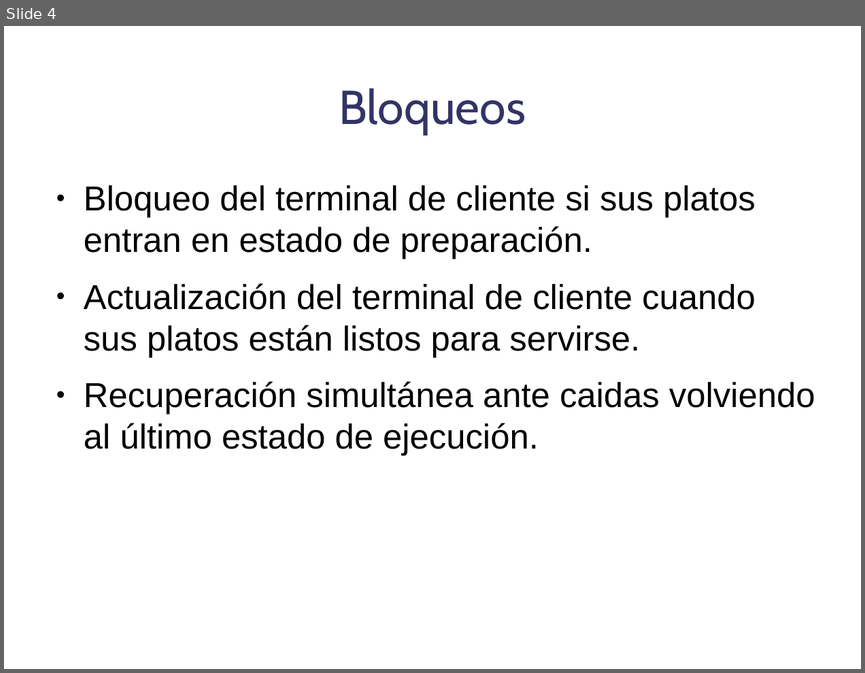
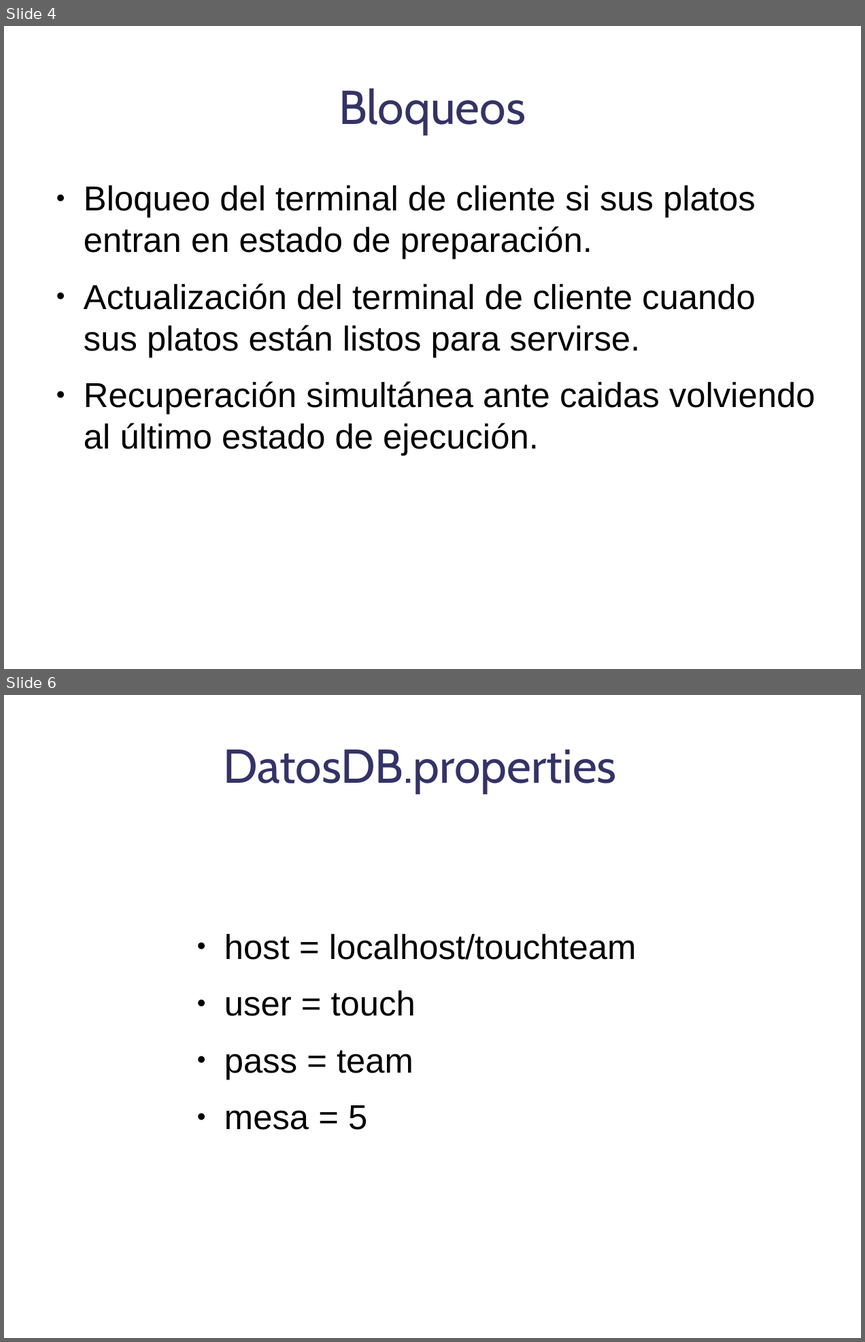
Before and after one commit to danoco78/touchteam, a slide deck: 3_iteracion/Planificacion/Presentación Final/[CarlosSalas] Presentacion-Concurrencia.odp. Shown one above the other, each under a label of ours: slide 4 before the commit, slides 4 and 6 after it; the slides between them are not shown. The pictures are 865x673 and 865x1342 pixels, drawn with LibreOffice and Linux fonts; fonts in the diff are those of the drawing; background and template pictures are left out. Boxes give left, top, right and bottom in pixels: in the first picture for what was removed or moved away, otherwise in the second. Text is boxed around its words. In the diff, an @@ line names an element or a change of style, - is before the commit and + after.

Commit message:
presentacion

```diff
--- a/3_iteracion/Planificacion/Presentación Final/[CarlosSalas] Presentacion-Concurrencia.odp
+++ b/3_iteracion/Planificacion/Presentación Final/[CarlosSalas] Presentacion-Concurrencia.odp
@@ slide 6 added at (4, 695, 861, 1338), background picture (left out) @@
@@ title added at (224, 749, 617, 794), 44 pt, text #333366 @@
+DatosDB.properties
@@ text added at (224, 934, 636, 1130), 32 pt, text #000000 @@
+● host = localhost/touchteam
+● user = touch
+● pass = team
+● mesa = 5
```
Also in this commit, not shown: 1 slide changed, 1 other slide added.
